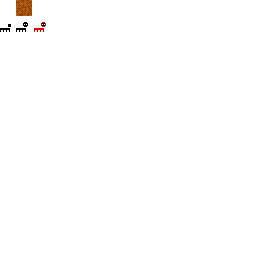
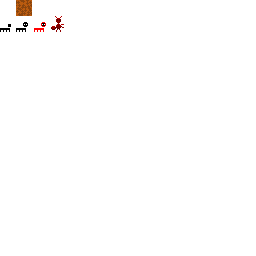
Before/after of a (256, 256) layered artwork. What changed in the layer stack:
removed layer "Pasted Layer" over [34, 22, 46, 32]
painted on "Background" over [34, 16, 64, 32]
